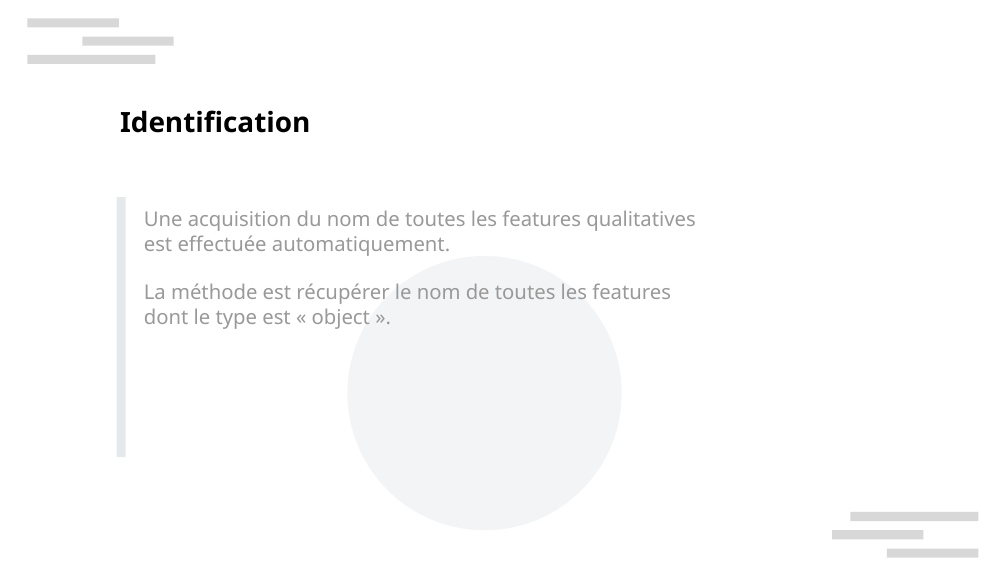
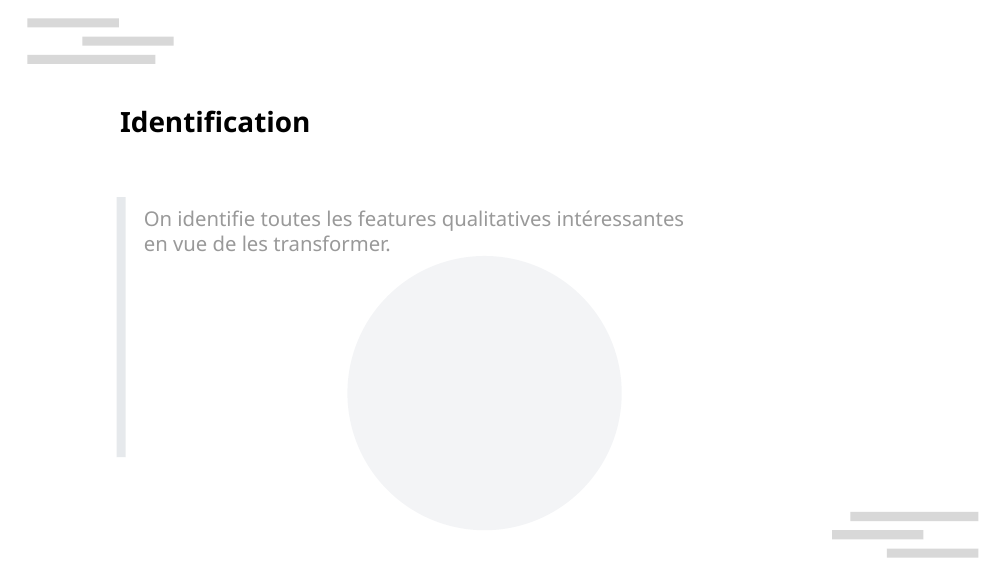
Before and after one commit to curiousmindflow/oc-ml-p2, a slide deck: slide 26 of report/P2_01_presentation.odp (slide 27 before the commit). Drawn at 1008x567 pixels with LibreOffice and Linux fonts; fonts in the diff are those of the drawing; background and template pictures are left out. Boxes give left, top, right and bottom in pixels: in the first picture for what was removed or moved away, otherwise in the second. Text is boxed around its words. In the diff, an @@ line names an element or a change of style, - is before the commit and + after.

```diff
--- a/report/P2_01_presentation.odp
+++ b/report/P2_01_presentation.odp
@@ text at box(144, 210, 685, 251): text changed @@
-Une acquisition du nom de toutes les features qualitatives est effectuée automatiquement.
-La méthode est récupérer le nom de toutes les features dont le type est « object ».
+On identifie toutes les features qualitatives intéressantes en vue de les transformer.
```
Also in this commit, not shown: 2 other slides changed, 17 slides added, 5 slides removed, 19 other files.
